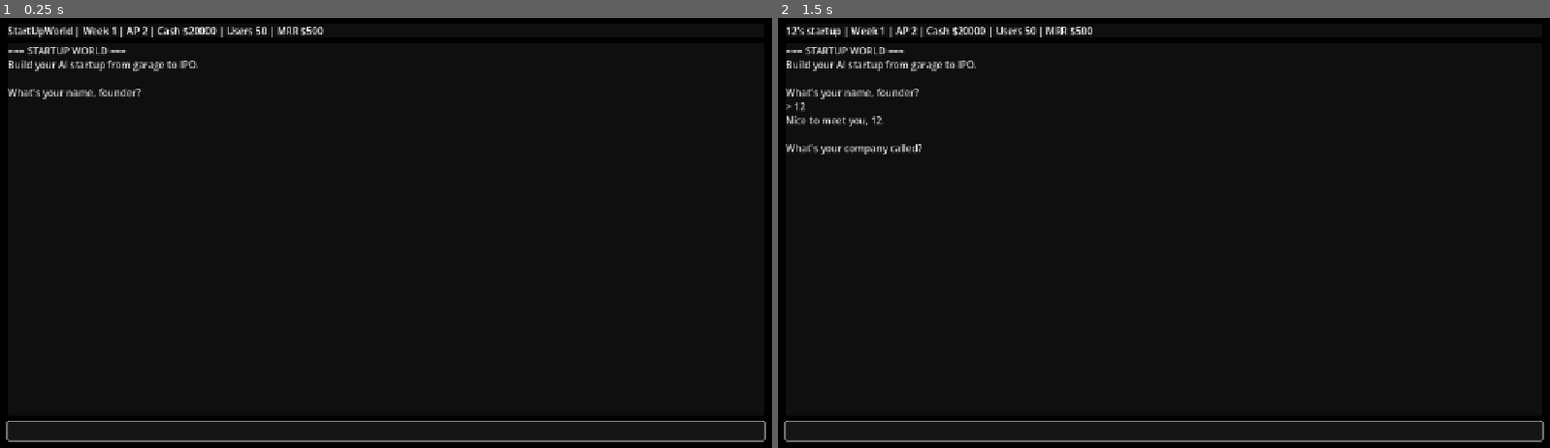
Above: before the commit, frames 1-2 (left to right).
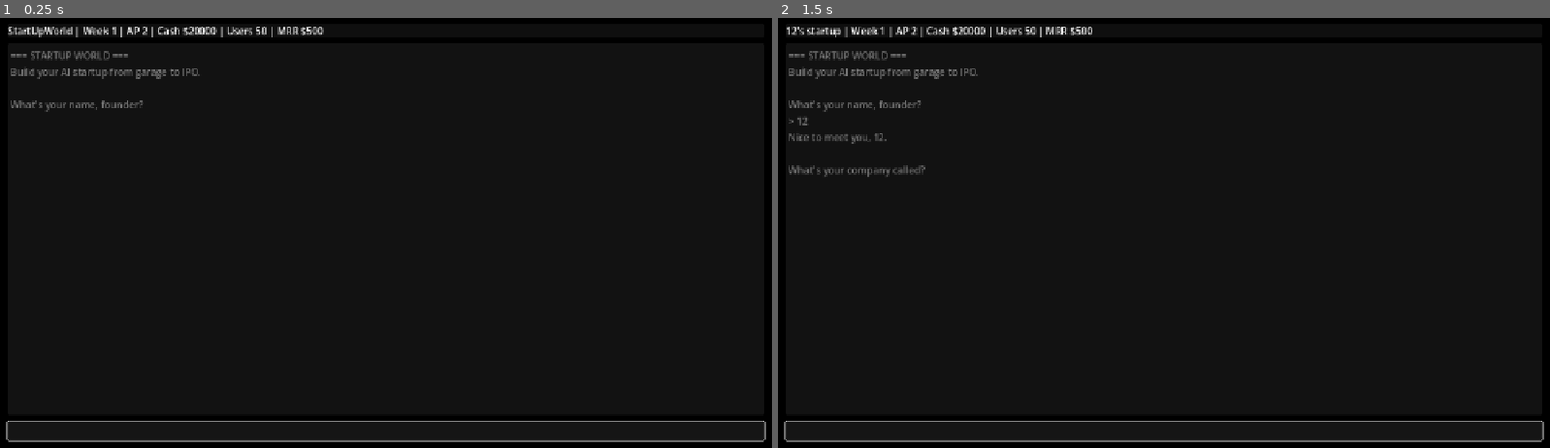
Above: after the commit, the same moments.

Repository: jmslerner/StartUpWorld
Game: Godot game, scene res://scenes/main.tscn
Same seed, same stepped clock (60 frames per second), same inputs: the game is played once before the commit and once after it.
Inputs (mouse positions are in pixels of both pictures, inside the frame that each line leads up to):
- Up to frame 1 (0.25 s): no input
- Up to frame 2 (1.5 s): click (1164, 430) at 0.52 s; type "12" at 0.6 s; tap Enter at 1.25 s

The runs differ from the first frame. In frame 1, 1.2% of the frame differs, in the area x 1-26%, y 6-22%; in frame 2, 1.8%, in the area x 1-26%, y 6-37%.

Commit message:
Use TextEdit for terminal log (web fix)

Diff:
--- a/scenes/Terminal.tscn
+++ b/scenes/Terminal.tscn
@@ -32,11 +32,13 @@
 size_flags_horizontal = 3
 size_flags_vertical = 3
 
-[node name="Log" type="RichTextLabel" parent="Layout/LogPanel"]
+[node name="Log" type="TextEdit" parent="Layout/LogPanel"]
 size_flags_horizontal = 3
 size_flags_vertical = 3
-scroll_active = true
-bbcode_enabled = false
+editable = false
+context_menu_enabled = false
+selecting_enabled = true
+focus_mode = 0
 
 [node name="InputPanel" type="PanelContainer" parent="Layout"]
 size_flags_horizontal = 3
--- a/scripts/Terminal.gd
+++ b/scripts/Terminal.gd
@@ -1,7 +1,7 @@
 extends Control
 
 @onready var status_label: Label = $Layout/StatusPanel/Status
-@onready var log: RichTextLabel = $Layout/LogPanel/Log
+@onready var log: TextEdit = $Layout/LogPanel/Log
 @onready var input: LineEdit = $Layout/InputPanel/Input
 @onready var pause_menu: Control = $PauseMenu
 @onready var resume_button: Button = $PauseMenu/Panel/VBox/ResumeButton
@@ -18,7 +18,7 @@
 	restart_button.pressed.connect(_on_restart_pressed)
 	help_button.pressed.connect(_on_help_pressed)
 	# Ensure terminal text is visible across platforms (HTML5 can differ in theme defaults).
-	log.add_theme_color_override("default_color", prompt_color)
+	log.add_theme_color_override("font_color", prompt_color)
 	input.grab_focus()
 	_write_prompt("=== STARTUP WORLD ===")
 	_write_prompt("Build your AI startup from garage to IPO.")
@@ -62,7 +62,7 @@
 	log.text += text + "\n"
 
 func _scroll_to_bottom() -> void:
-	log.scroll_to_line(max(0, log.get_line_count() - 1))
+	log.scroll_vertical = max(0, log.get_line_count() - 1)
 
 func _sync_pause_ui(force: bool) -> void:
 	var should_show := GameState.paused
Not shown, changed: web/index.html
Not shown, changed: web/index.pck
